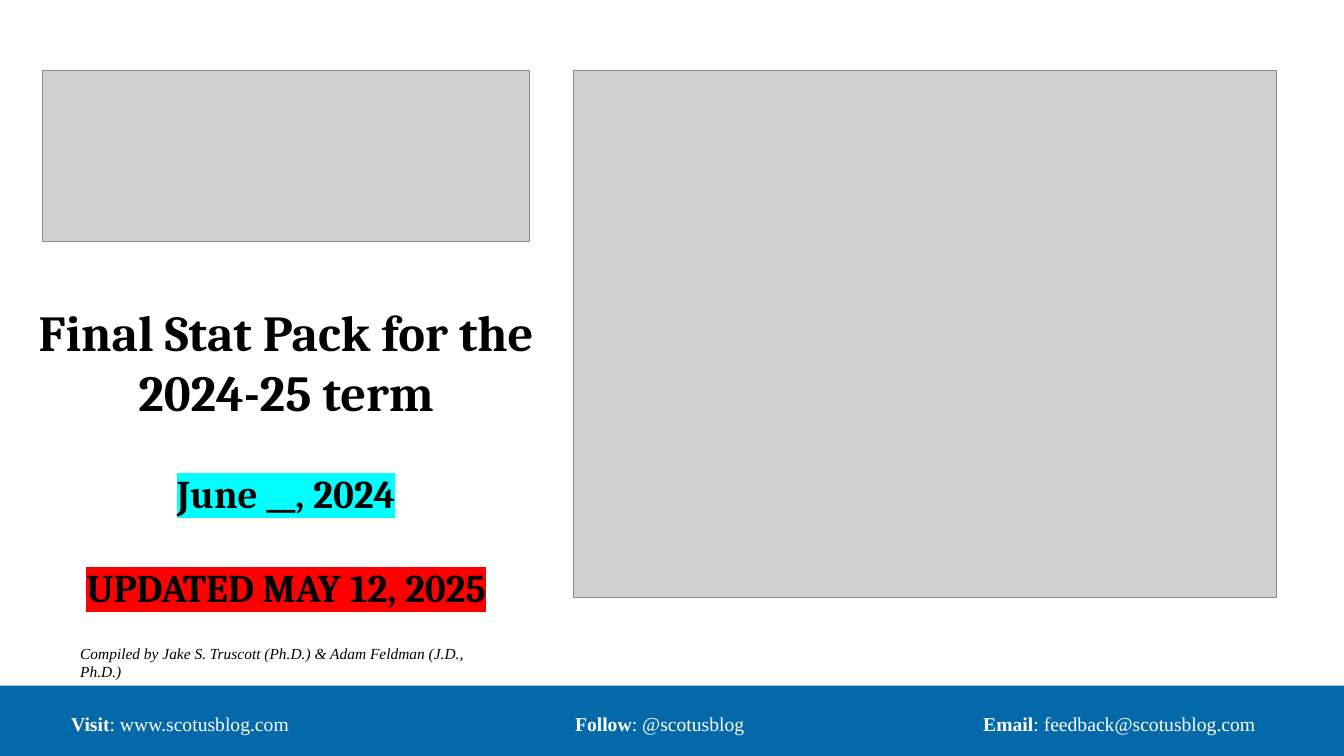
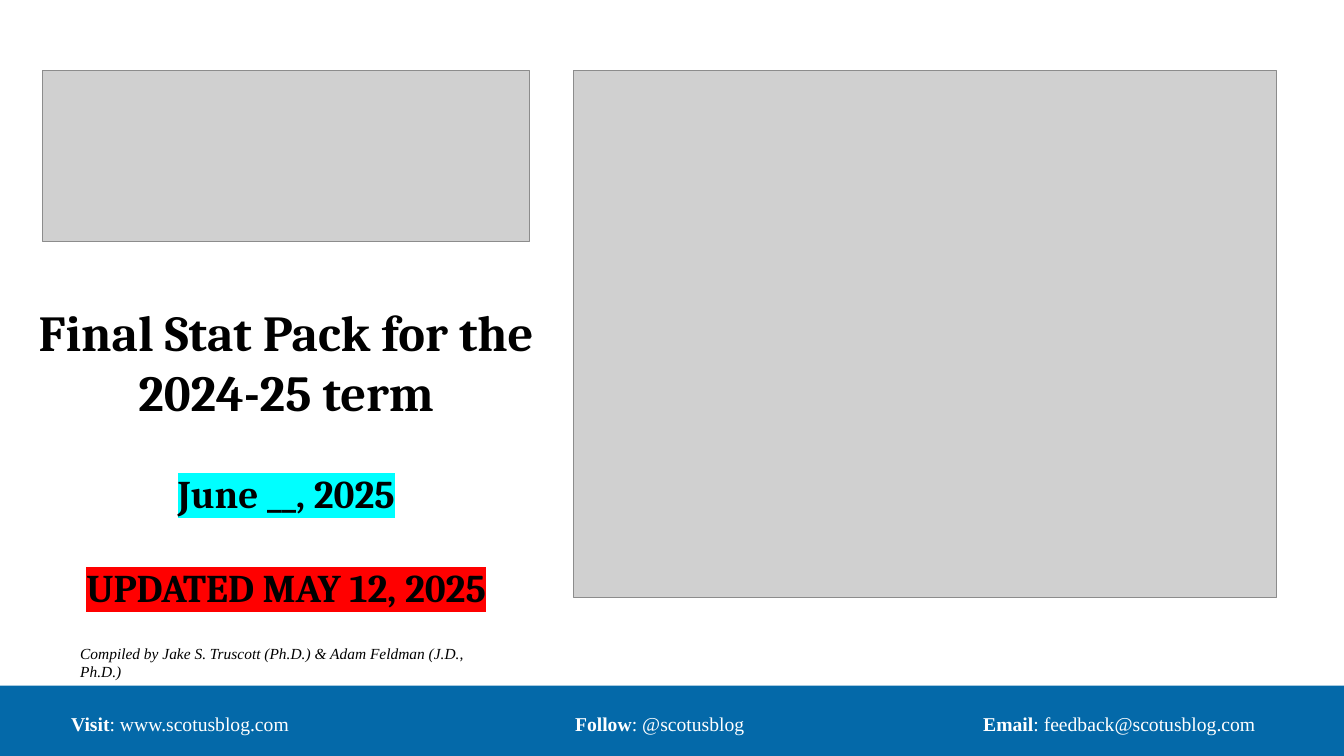
Before and after one commit to JakeTruscott/scotuswatch, a slide deck: slide 1 of Stat Reviews/OT24_StatReview/compilation/SCOTUSBlog/statpack_OT24.pptx. Drawn at 1344x756 pixels with LibreOffice and Linux fonts; fonts in the diff are those of the drawing; grey boxes stand for pictures. Boxes give left, top, right and bottom in pixels: in the first picture for what was removed or moved away, otherwise in the second. Text is boxed around its words. In the diff, an @@ line names an element or a change of style, - is before the commit and + after.

```diff
--- a/Stat Reviews/OT24_StatReview/compilation/SCOTUSBlog/statpack_OT24.pptx
+++ b/Stat Reviews/OT24_StatReview/compilation/SCOTUSBlog/statpack_OT24.pptx
@@ title at box(39, 315, 533, 608): text changed @@
-Final Stat Pack for the 2024-25 term
-June __, 2024
-UPDATED MAY 12, 2025
+Final Stat Pack for the 2024-25 term
+June __, 2025
+UPDATED MAY 12, 2025
```
Also in this commit, not shown: 23 other slides changed.
